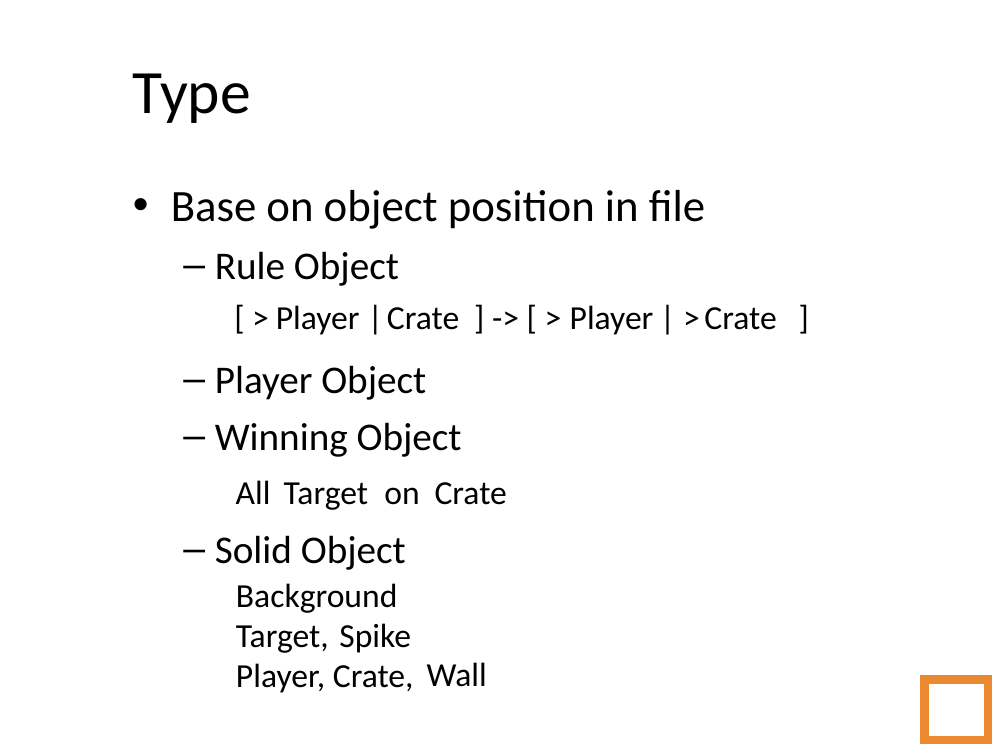
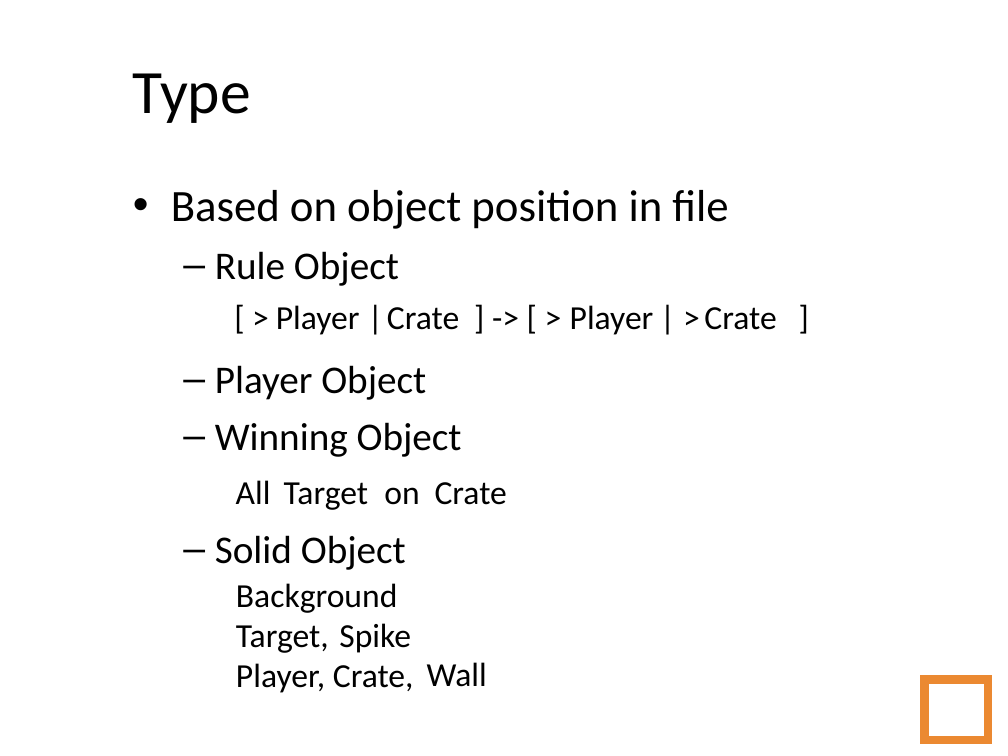
Before and after one commit to amidos2006/Automatic-Game-Script-Generation, a slide deck: slide 20 of Presentation/Automatic Game Script Generation.ppt (slide 19 before the commit). Drawn at 1008x756 pixels with LibreOffice and Linux fonts; fonts in the diff are those of the drawing; background and template pictures are left out. Boxes give left, top, right and bottom in pixels: in the first picture for what was removed or moved away, otherwise in the second. Text is boxed around its words. In the diff, an @@ line names an element or a change of style, - is before the commit and + after.

```diff
--- a/Presentation/Automatic Game Script Generation.ppt
+++ b/Presentation/Automatic Game Script Generation.ppt
@@ text at box(171, 190, 728, 229): text changed @@
-• Base on object position in file
+• Based on object position in file
```
Also in this commit, not shown: 28 other slides changed, 7 slides added.
